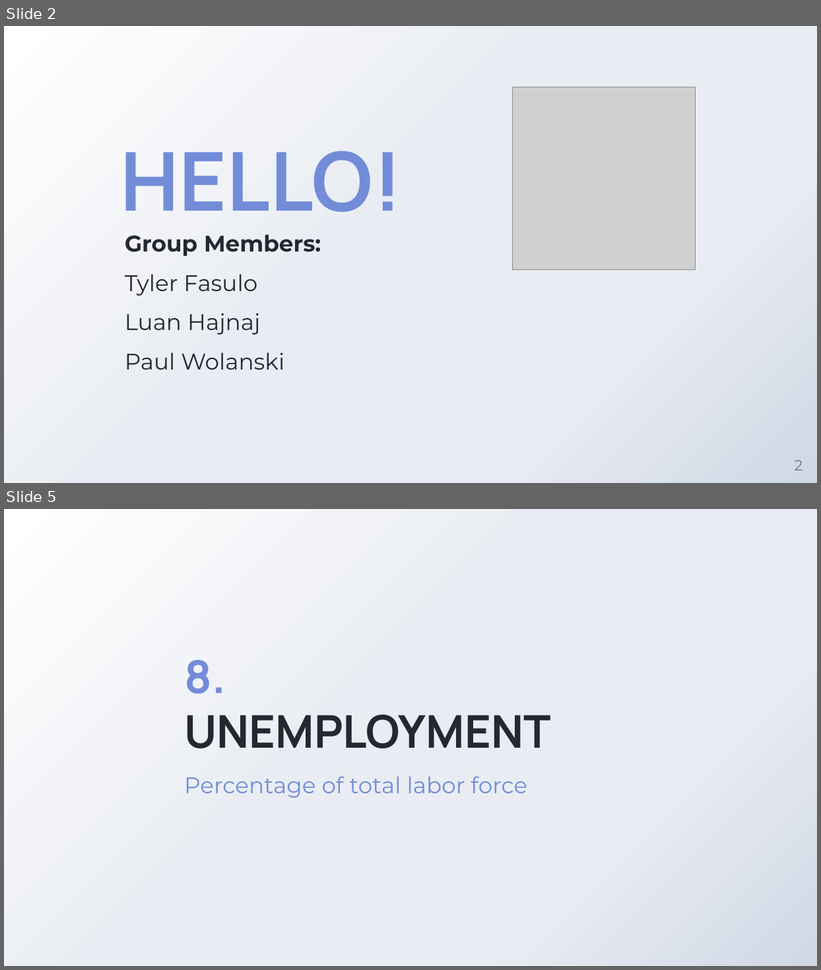
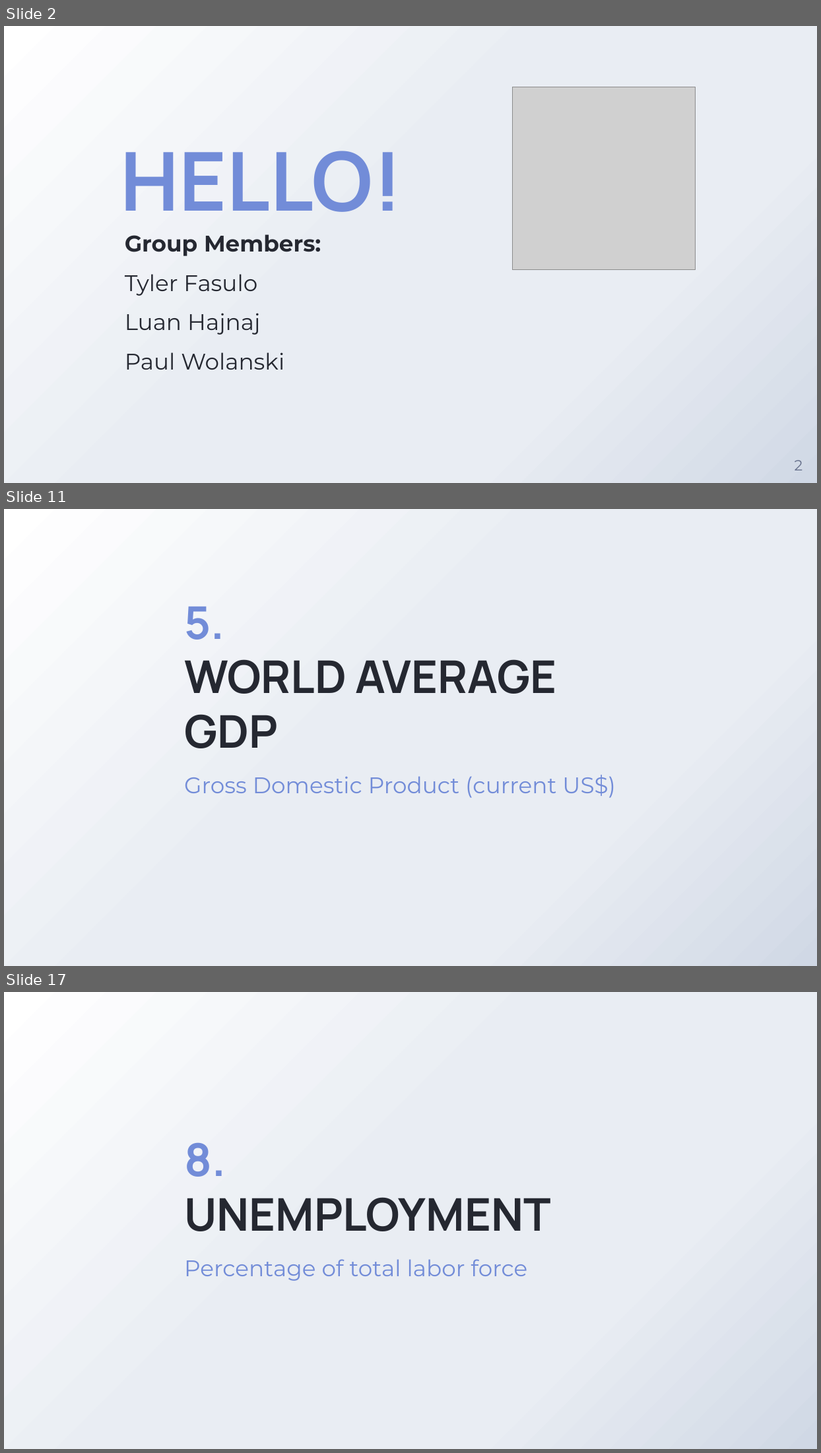
Before and after one commit to pwolanski7/LifeExpectancyProject, a slide deck: Presentation_Draft.pptx. Shown one above the other, each under a label of ours: slides 2 and 5 before the commit, slides 2, 11 and 17 after it; the slides between them are not shown. The pictures are 821x970 and 821x1453 pixels, drawn with LibreOffice and Linux fonts; fonts in the diff are those of the drawing; grey boxes stand for pictures; background and template pictures are left out. Boxes give left, top, right and bottom in pixels: in the first picture for what was removed or moved away, otherwise in the second. Text is boxed around its words. In the diff, an @@ line names an element or a change of style, - is before the commit and + after.

```diff
--- a/Presentation_Draft.pptx
+++ b/Presentation_Draft.pptx
@@ slide 11 added at [4, 509, 817, 966], background gradient #FFFFFF to #E9EDF3 to #D0D8E5 @@
@@ title added at [184, 607, 557, 749], 40 pt, text #252831, bold @@
+5.
+WORLD AVERAGE GDP
@@ subtitle added at [184, 775, 616, 798], 20 pt, text #728CD8 @@
+Gross Domestic Product (current US$)
@@ what was slide 5 is now slide 17 @@
```
Also in this commit, not shown: 3 slides changed, 11 other slides added, 1 other file.
